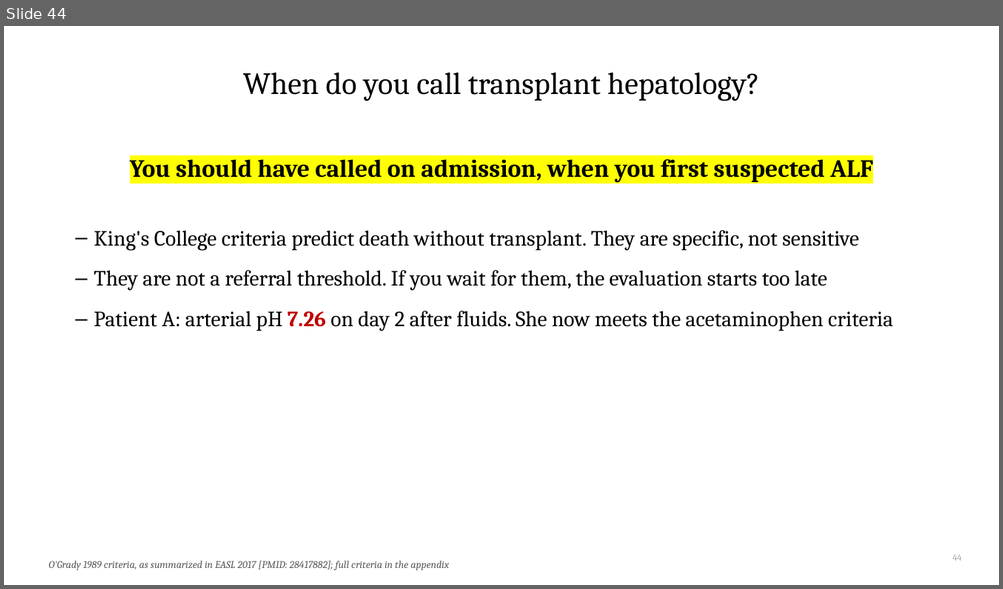
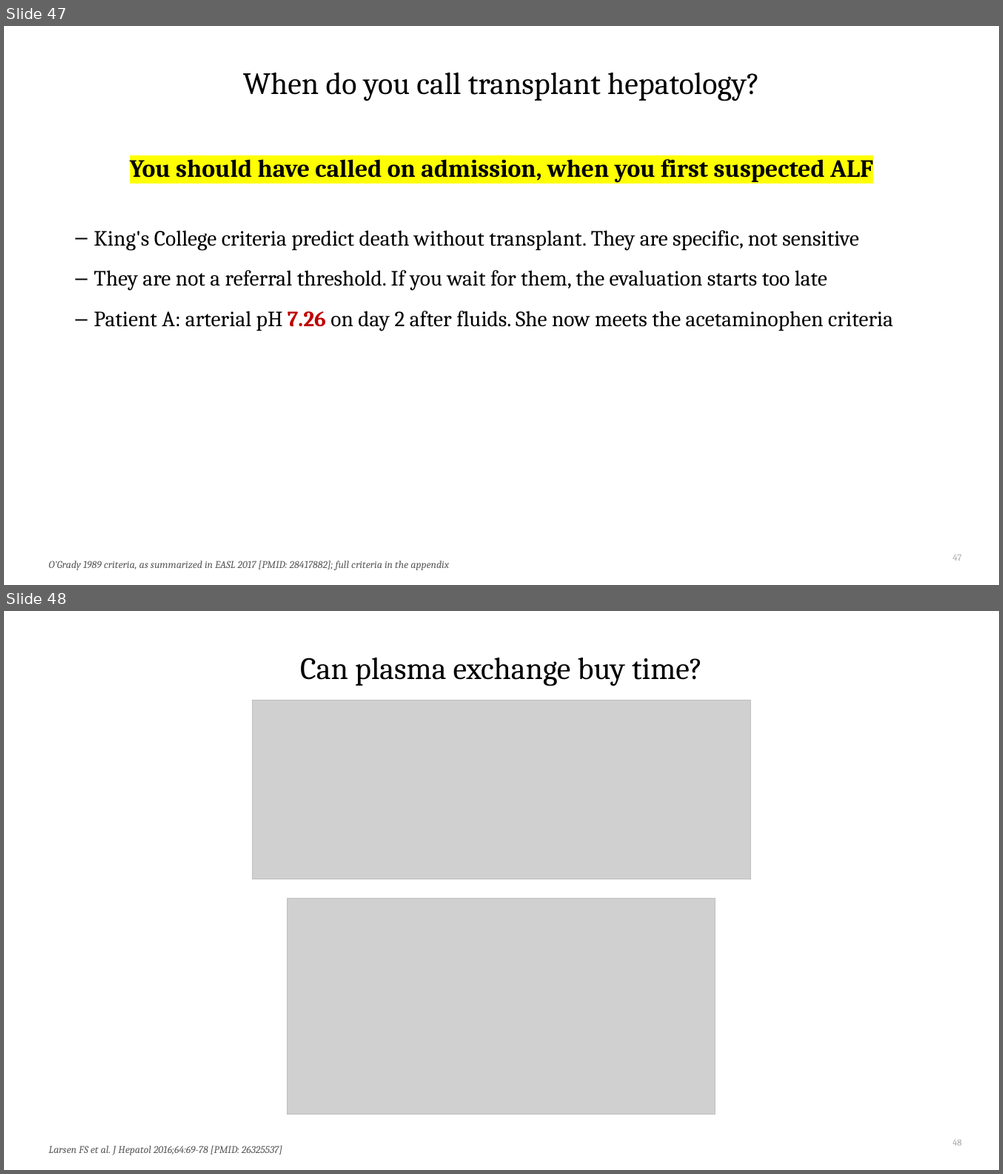
Before and after one commit to qaddodi/mohammad-almeqdadi-lectures, a slide deck: lectures/acute-liver-failure-aclf-in-icu/ALF and ACLF in the ICU.pptx. Shown one above the other, each under a label of ours: slide 44 before the commit, slides 47 and 48 after it. The pictures are 1003x589 and 1003x1174 pixels, drawn with LibreOffice and Linux fonts; fonts in the diff are those of the drawing; grey boxes stand for pictures. Boxes give left, top, right and bottom in pixels: in the first picture for what was removed or moved away, otherwise in the second. Text is boxed around its words. In the diff, an @@ line names an element or a change of style, - is before the commit and + after.

```diff
--- a/lectures/acute-liver-failure-aclf-in-icu/ALF and ACLF in the ICU.pptx
+++ b/lectures/acute-liver-failure-aclf-in-icu/ALF and ACLF in the ICU.pptx
@@ slide 48 added at (x1=4, y1=611, x2=999, y2=1170), background #FFFFFF @@
@@ title added at (x1=300, y1=658, x2=703, y2=686), 30 pt, text #000000 @@
+Can plasma exchange buy time?
@@ picture added at (x1=253, y1=701, x2=750, y2=880) @@
@@ rectangle added at (x1=253, y1=701, x2=750, y2=880), outline #BFBFBF 0.75 pt @@
@@ picture added at (x1=287, y1=898, x2=715, y2=1115) @@
@@ rectangle added at (x1=287, y1=898, x2=715, y2=1115), outline #BFBFBF 0.75 pt @@
@@ page number added at (x1=952, y1=1140, x2=961, y2=1146), 9 pt, text #A6A6A6 @@
+48
@@ text added at (x1=48, y1=1146, x2=282, y2=1156), 10 pt, text #595959, italic @@
+Larsen FS et al. J Hepatol 2016;64:69-78 [PMID: 26325537]
@@ what was slide 44 is now slide 47 @@
@@ page number at (x1=953, y1=555, x2=962, y2=561): text changed @@
-44
+47
```
Also in this commit, not shown: 12 slides changed, 9 other slides added, 21 other files.
